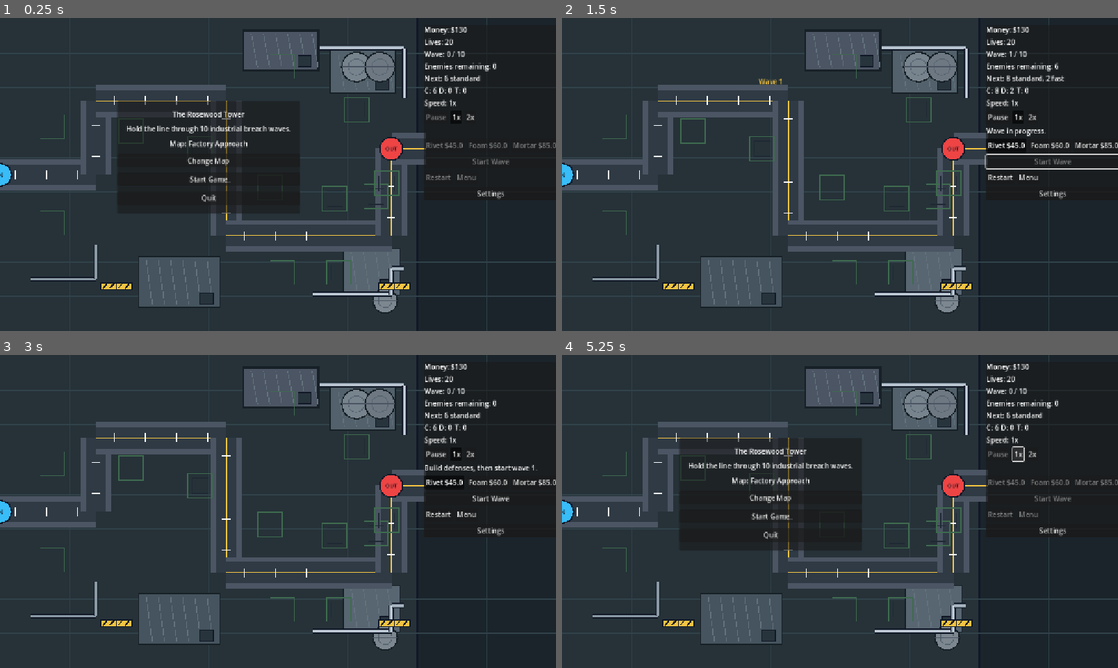
Above: before the commit, frames 1-4 (two rows, left to right).
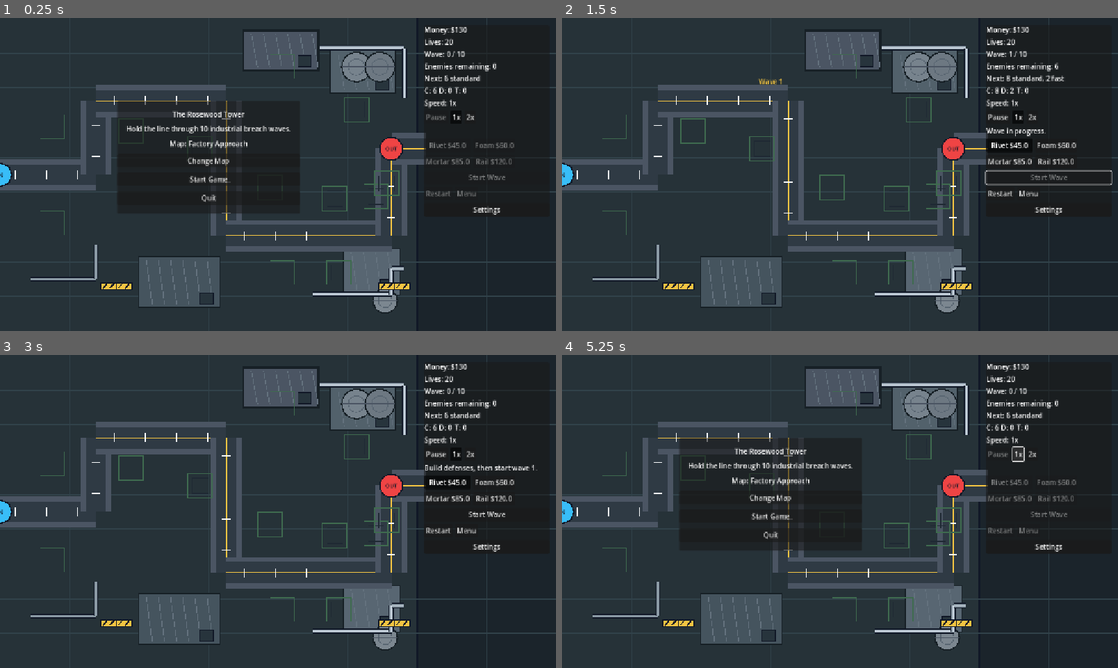
Above: after the commit, the same moments.

Repository: hobsojam/the-rosewood-tower
Game: Godot game, scene res://scenes/Game.tscn
Two runs of this game, one before a commit and one after it. Both use one fixed random seed, a clock stepped at 60 frames per second and the inputs below.
Inputs:
- Up to frame 1 (0.25 s): no input
- Up to frame 2 (1.5 s): click "Start Game" at 0.5 s; click "Start Wave" at 1.25 s
- Up to frame 3 (3 s): click "Restart" at 2 s; click "Start Game" at 2.75 s
- Up to frame 4 (5.25 s): click "Start Wave" at 3.5 s; click "Restart" at 4.25 s; click "1x" at 5 s

The runs differ from the first frame. In frame 1, 0.7% of the frame differs, in the area x 76-100%, y 11-64%; in frame 2, 1.4%; in frame 3, 0.9%; in frame 4, 0.7%.

Commit message:
Add railgun tower

Diff:
--- a/data/towers.json
+++ b/data/towers.json
@@ -1,5 +1,6 @@
 {
   "basic": {"name": "Rivet Turret", "cost": 45, "damage": 18, "range": 150, "fire_rate": 0.45, "splash_radius": 0, "slow": 0.0, "color": "#f5c542"},
   "slow": {"name": "Foam Sprayer", "cost": 60, "damage": 5, "range": 130, "fire_rate": 0.7, "splash_radius": 0, "slow": 0.45, "color": "#67e8f9"},
-  "splash": {"name": "Foundry Mortar", "cost": 85, "damage": 32, "range": 185, "fire_rate": 1.35, "splash_radius": 64, "slow": 0.0, "color": "#fb7185"}
+  "splash": {"name": "Foundry Mortar", "cost": 85, "damage": 32, "range": 185, "fire_rate": 1.35, "splash_radius": 64, "slow": 0.0, "color": "#fb7185"},
+  "railgun": {"name": "Railgun Spire", "cost": 120, "damage": 52, "range": 235, "fire_rate": 1.75, "splash_radius": 0, "slow": 0.0, "pierce_width": 16, "color": "#a78bfa"}
 }
--- a/scripts/Game.gd
+++ b/scripts/Game.gd
@@ -173,16 +173,18 @@
 
 	layout.add_child(status_label)
 
-	var button_row := HBoxContainer.new()
-	button_row.add_theme_constant_override("separation", 6)
-	layout.add_child(button_row)
-
-	for tower_id in ["basic", "slow", "splash"]:
+	var button_grid := GridContainer.new()
+	button_grid.columns = 2
+	button_grid.add_theme_constant_override("h_separation", 6)
+	button_grid.add_theme_constant_override("v_separation", 6)
+	layout.add_child(button_grid)
+
+	for tower_id in ["basic", "slow", "splash", "railgun"]:
 		var button := Button.new()
 		button.text = "%s $%s" % [_get_short_tower_name(tower_id), tower_data[tower_id]["cost"]]
 		button.toggle_mode = true
 		button.pressed.connect(_on_tower_type_selected.bind(tower_id))
-		button_row.add_child(button)
+		button_grid.add_child(button)
 		tower_buttons[tower_id] = button
 
 	start_button = Button.new()
@@ -376,6 +378,8 @@
 			return "Foam"
 		"splash":
 			return "Mortar"
+		"railgun":
+			return "Rail"
 		_:
 			return str(tower_data[tower_id]["name"])
 
--- /dev/null
+++ b/scripts/effects/RailBeam.gd
@@ -0,0 +1,19 @@
+extends Node2D
+
+var beam_end := Vector2.ZERO
+var beam_color := Color("#a78bfa")
+var life_time := 0.12
+var age := 0.0
+
+func _process(delta: float) -> void:
+	age += delta
+	if age >= life_time:
+		queue_free()
+		return
+
+	queue_redraw()
+
+func _draw() -> void:
+	var alpha: float = 1.0 - (age / life_time)
+	draw_line(Vector2.ZERO, beam_end, Color(beam_color, alpha * 0.95), 6.0)
+	draw_line(Vector2.ZERO, beam_end, Color("#f8fafc", alpha), 2.0)
--- a/scripts/towers/Tower.gd
+++ b/scripts/towers/Tower.gd
@@ -1,6 +1,7 @@
 extends Node2D
 
 const PROJECTILE_SCENE := preload("res://scenes/projectiles/Projectile.tscn")
+const RAIL_BEAM_SCRIPT := preload("res://scripts/effects/RailBeam.gd")
 const TARGETING_MODES := ["nearest", "first", "last", "strongest", "weakest"]
 const TARGETING_LABELS := {
 	"nearest": "Nearest",
@@ -17,6 +18,7 @@
 var fire_rate := 0.5
 var splash_radius := 0.0
 var slow := 0.0
+var pierce_width := 0.0
 var body_color := Color("#f5c542")
 var cooldown := 0.0
 var cost := 0
@@ -37,6 +39,7 @@
 	fire_rate = float(data["fire_rate"])
 	splash_radius = float(data["splash_radius"])
 	slow = float(data["slow"])
+	pierce_width = float(data.get("pierce_width", 0.0))
 	body_color = Color.html(str(data["color"]))
 	cost = int(data["cost"])
 
@@ -113,6 +116,11 @@
 
 func get_upgrade_options() -> Array:
 	match tower_id:
+		"railgun":
+			return [
+				{"id": "a", "name": "Capacitor", "description": "More rail damage."},
+				{"id": "b", "name": "Bore", "description": "Wider piercing beam."}
+			]
 		"slow":
 			return [
 				{"id": "a", "name": "Sticky", "description": "Stronger slow compound."},
@@ -131,6 +139,8 @@
 
 func get_stats_summary() -> String:
 	match tower_id:
+		"railgun":
+			return "Damage %.0f | Beam %.0f | Range %.0f" % [damage, pierce_width, attack_range]
 		"slow":
 			return "Damage %.0f | Slow %.0f%% | Range %.0f" % [damage, slow * 100.0, attack_range]
 		"splash":
@@ -140,6 +150,8 @@
 
 func _apply_upgrade_path(path_id: String) -> void:
 	match tower_id:
+		"railgun":
+			_apply_railgun_upgrade(path_id)
 		"slow":
 			_apply_foam_upgrade(path_id)
 		"splash":
@@ -172,11 +184,24 @@
 		damage *= 1.12
 	attack_range += 8.0
 
+func _apply_railgun_upgrade(path_id: String) -> void:
+	if path_id == "a":
+		damage *= 1.42
+		fire_rate = max(fire_rate * 0.96, 1.0)
+	else:
+		pierce_width += 7.0
+		attack_range += 18.0
+		damage *= 1.12
+
 func set_selected(value: bool) -> void:
 	selected = value
 	queue_redraw()
 
 func _fire_at(target) -> void:
+	if tower_id == "railgun":
+		_fire_railgun_at(target)
+		return
+
 	var projectile = PROJECTILE_SCENE.instantiate()
 	projectile.configure(target, damage, splash_radius, slow, body_color)
 	projectile.global_position = global_position
@@ -185,11 +210,54 @@
 	if audio_manager != null and audio_manager.has_method("play"):
 		audio_manager.play("tower_fire")
 
+func _fire_railgun_at(target: Node2D) -> void:
+	var direction: Vector2 = target.global_position - global_position
+	if direction.is_zero_approx():
+		return
+
+	var beam_start := global_position
+	var beam_end := global_position + direction.normalized() * attack_range
+	for enemy in get_tree().get_nodes_in_group("enemies"):
+		var enemy_node := enemy as Node2D
+		if enemy_node == null or not is_instance_valid(enemy_node):
+			continue
+		if global_position.distance_to(enemy_node.global_position) > attack_range + pierce_width:
+			continue
+		if _distance_to_segment(enemy_node.global_position, beam_start, beam_end) <= pierce_width:
+			if enemy_node.has_method("take_damage"):
+				enemy_node.take_damage(damage, slow, 1.2)
+
+	_show_rail_beam(beam_end)
+	var audio_manager := get_tree().current_scene.get_node_or_null("AudioManager")
+	if audio_manager != null and audio_manager.has_method("play"):
+		audio_manager.play("tower_fire")
+
+func _distance_to_segment(point: Vector2, segment_start: Vector2, segment_end: Vector2) -> float:
+	var segment: Vector2 = segment_end - segment_start
+	var segment_length_squared: float = segment.length_squared()
+	if is_zero_approx(segment_length_squared):
+		return point.distance_to(segment_start)
+
+	var offset: Vector2 = point - segment_start
+	var t: float = clamp(offset.dot(segment) / segment_length_squared, 0.0, 1.0)
+	var closest: Vector2 = segment_start + segment * t
+	return point.distance_to(closest)
+
+func _show_rail_beam(beam_end: Vector2) -> void:
+	var beam := Node2D.new()
+	beam.set_script(RAIL_BEAM_SCRIPT)
+	beam.global_position = global_position
+	beam.beam_end = beam_end - global_position
+	beam.beam_color = body_color
+	get_tree().current_scene.add_child(beam)
+
 func _draw() -> void:
 	if selected:
 		draw_circle(Vector2.ZERO, attack_range, Color(1.0, 1.0, 1.0, 0.08))
 		draw_circle(Vector2.ZERO, 24.0, Color("#f8fafc"), false, 3.0)
 	match tower_id:
+		"railgun":
+			_draw_railgun_tower()
 		"slow":
 			_draw_foam_tower()
 		"splash":
@@ -226,3 +294,14 @@
 	draw_rect(Rect2(Vector2(3, -5), Vector2(24, 10)), Color("#9ca3af"))
 	draw_set_transform(Vector2.ZERO, 0.0, Vector2.ONE)
 	draw_circle(Vector2.ZERO, 7.0, Color("#fecdd3"))
+
+func _draw_railgun_tower() -> void:
+	draw_rect(Rect2(Vector2(-17, -17), Vector2(34, 34)), Color("#111827"))
+	draw_rect(Rect2(Vector2(-14, -14), Vector2(28, 28)), body_color)
+	draw_circle(Vector2.ZERO, 8.0, Color("#f8fafc"))
+	draw_set_transform(Vector2.ZERO, aim_angle, Vector2.ONE)
+	draw_rect(Rect2(Vector2(0, -5), Vector2(34, 10)), Color("#111827"))
+	draw_rect(Rect2(Vector2(4, -3), Vector2(27, 6)), Color("#c4b5fd"))
+	draw_line(Vector2(8, -8), Vector2(28, -8), Color("#f8fafc"), 2.0)
+	draw_line(Vector2(8, 8), Vector2(28, 8), Color("#f8fafc"), 2.0)
+	draw_set_transform(Vector2.ZERO, 0.0, Vector2.ONE)
Not shown, changed: DESIGN.md
